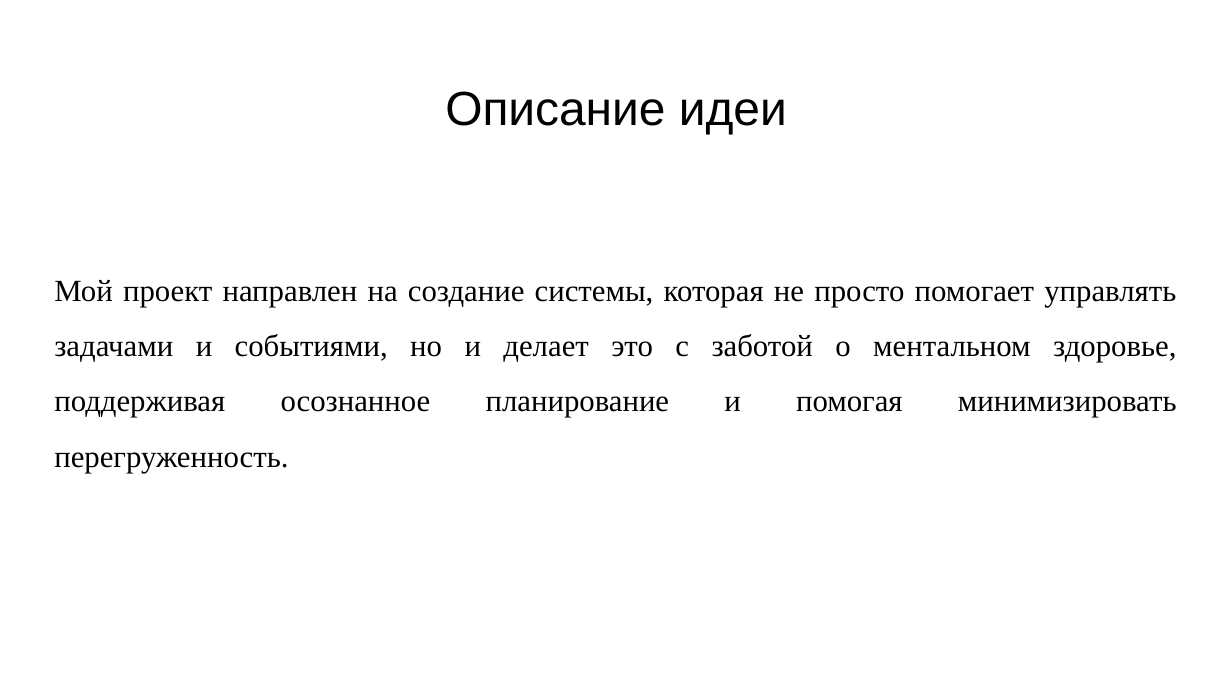
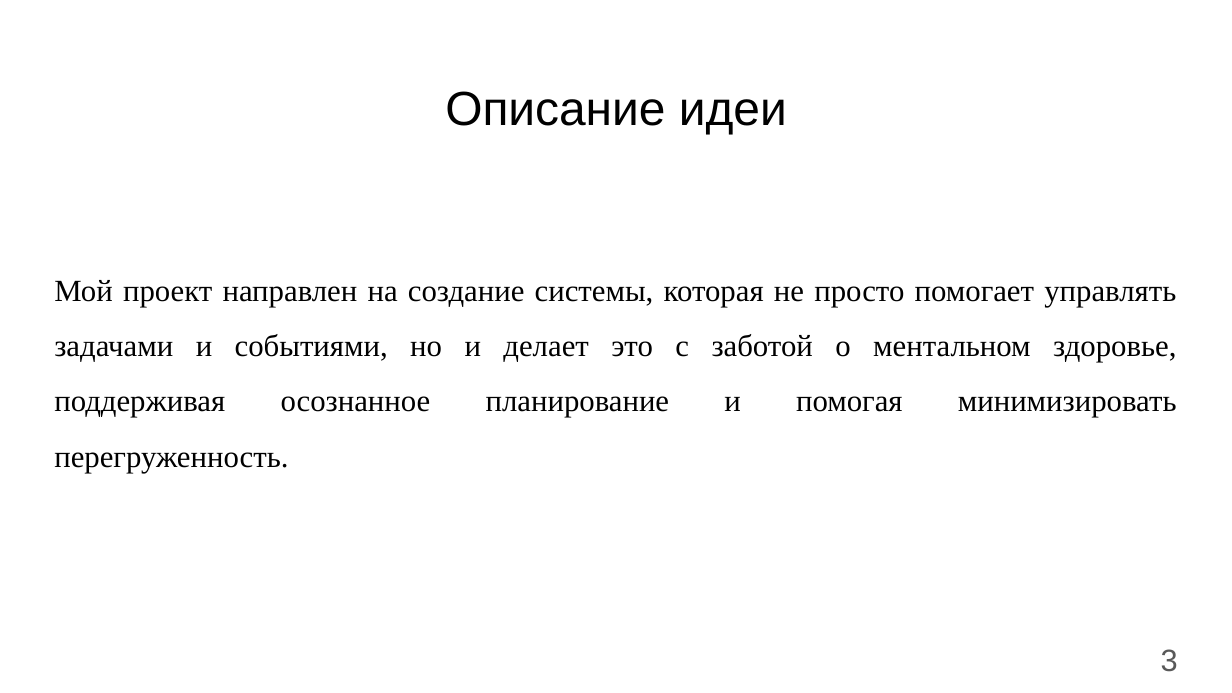
Before and after one commit to SutsuraGod/To-Do-List, a slide deck: slide 3 of Информация о программе/Презентация.pptx. Drawn at 1232x693 pixels with LibreOffice and Linux fonts; fonts in the diff are those of the drawing. Boxes give left, top, right and bottom in pixels: in the first picture for what was removed or moved away, otherwise in the second. Text is boxed around its words. In the diff, an @@ line names an element or a change of style, - is before the commit and + after.

```diff
--- a/Информация о программе/Презентация.pptx
+++ b/Информация о программе/Презентация.pptx
@@ text added at (1161,649,1178,672), 18 pt, text #595959 @@
+3
```
Also in this commit, not shown: 5 other slides changed, 1 slide added, 8 other files.
